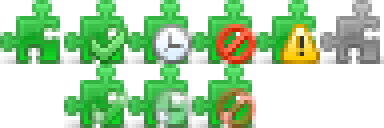
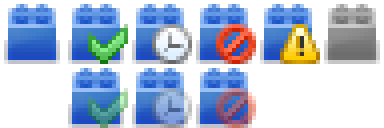
The second (384, 128) image is a revision of the first. Changes to its layers:
painted on "default" over [0, 0, 64, 64]
renamed "default #6" to "default #1", painted on it over [64, 0, 128, 64]
renamed "default #9" to "default #2", painted on it over [128, 0, 192, 64]
renamed "default #10" to "default #3", painted on it over [192, 0, 256, 64]
renamed "default #11" to "default #4", painted on it over [256, 0, 320, 64]
showed "n/a", painted on it over [320, 0, 384, 64]
removed layer "n/a dark 2" over [320, 0, 384, 64]
renamed "default #12" to "default #7", painted on it over [64, 64, 128, 128]
renamed "default #13" to "default #8", painted on it over [128, 64, 192, 128]
renamed "default #14" to "default #15", painted on it over [192, 64, 256, 128]
